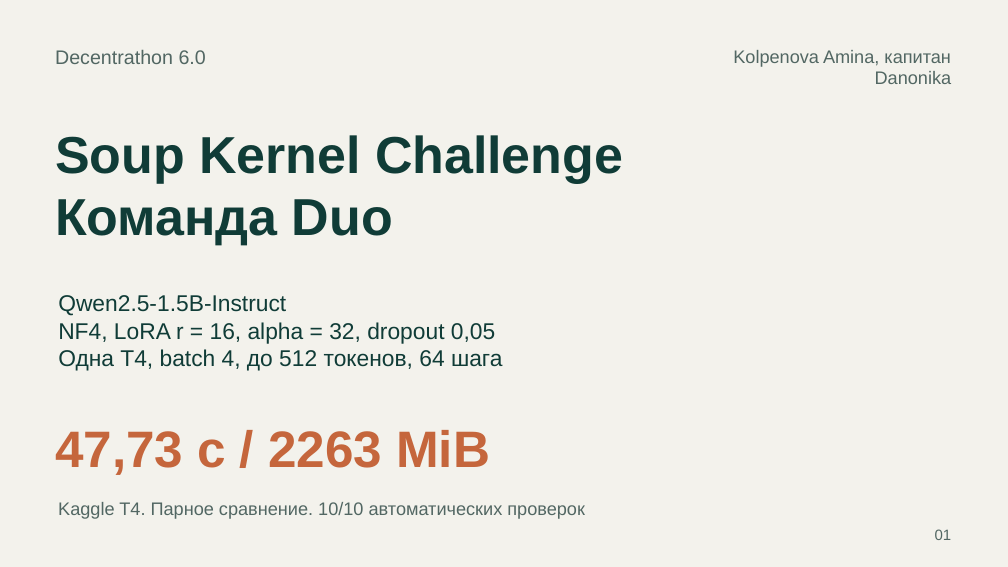
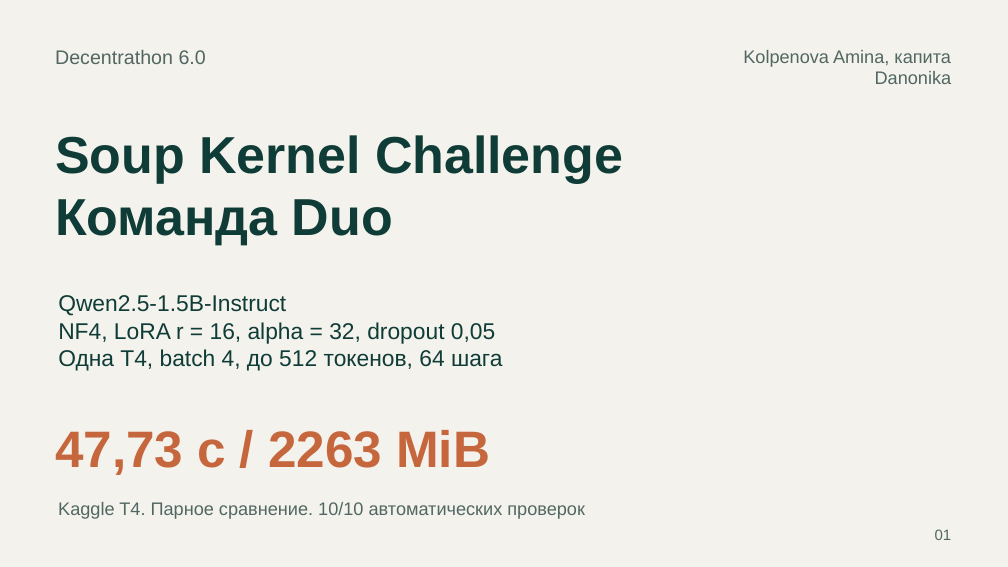
Before and after one commit to Danonika/openkernelchallenge, a slide deck: slide 1 of presentation/Soup-Duo-38123-Presentation-v1.pptx. Drawn at 1008x567 pixels with LibreOffice and Linux fonts; fonts in the diff are those of the drawing. Boxes give left, top, right and bottom in pixels: in the first picture for what was removed or moved away, otherwise in the second. Text is boxed around its words. In the diff, an @@ line names an element or a change of style, - is before the commit and + after.

```diff
--- a/presentation/Soup-Duo-38123-Presentation-v1.pptx
+++ b/presentation/Soup-Duo-38123-Presentation-v1.pptx
@@ text at bbox=[743, 50, 951, 67]: text changed @@
-Kolpenova Amina, капитан
+Kolpenova Amina, капита
```
Also in this commit, not shown: 3 other slides changed.
